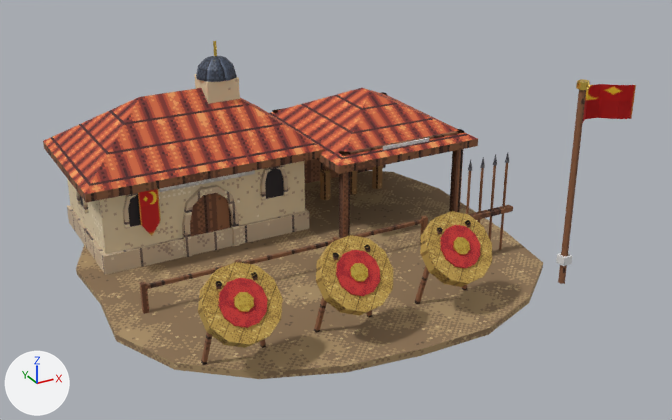
The Blender file art_source/blender/ottomans/archery_range.blend: old version first, new version second.
Both versions are drawn from a 50 mm camera at (-4.64, -9.26, 5.14) aimed at (0.26, -0.35, 0.69). The lights are fixed; the arrows at lower left show +X, +Y and +Z. The picture after the commit comes second.

Objects in the first picture: 'ottomans_archery_range'.
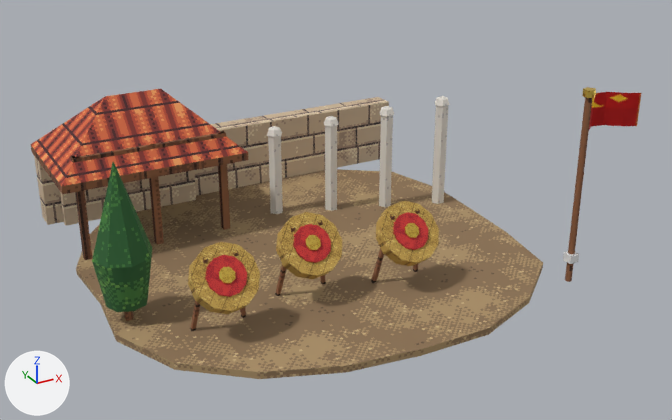
Changed parts and their boxes [x1, y1, x2, y2] in the pictures (672 x 420 px; the box of a moved part takes in the faces that stretch with it):
'ottomans_archery_range', reshaped (14% shorter)
    before: [43, 41, 636, 379]
    after: [31, 87, 641, 379]
part 1 of me_ottomans_archery_range, moved or reshaped
    before: [320, 172, 331, 200]
    after: [268, 136, 283, 214]
part 2 of me_ottomans_archery_range, moved or reshaped
    before: [350, 171, 357, 195]
    after: [325, 126, 337, 211]
part 3 of me_ottomans_archery_range, deleted
    before: [43, 41, 590, 365]
part 4 of me_ottomans_archery_range, added
    after: [92, 162, 439, 331]
part 5 of me_ottomans_archery_range, added (brown)
    after: [31, 89, 450, 260]
part 6 of me_ottomans_archery_range, reshaped
    before: [558, 84, 636, 284]
    after: [563, 87, 641, 282]

Patch to the scene script:
```diff
--- a/art_source/blender/ottomans/archery_range.blend.py
+++ b/art_source/blender/ottomans/archery_range.blend.py
@@ me_ottomans_archery_range @@
-me_ottomans_archery_range.from_pydata(...)  # 1734 vertices, 516 faces; spans x -2.62..2.84, y -2.61..2.62, z 0.0..2.46
+me_ottomans_archery_range.from_pydata(...)  # 1029 vertices, 328 faces; spans x -2.72..2.94, y -2.61..2.62, z 0.0..2.36
+# me_ottomans_archery_range part 1: the loose piece of 12 vertices spanning x 0.92..1.08, y 1.23..1.37, z 0.08..0.48 is scaled about its middle by (1.12, 1.13, 2.75), then moved by (-0.8, -0.1, 0.35), in mat_pe_plasterwhite (picture img_pe_plasterwhite)
+# me_ottomans_archery_range part 2: the loose piece of 12 vertices spanning x 1.34..1.5, y 1.23..1.37, z 0.08..0.48 is scaled about its middle by (1.12, 1.13, 3), then moved by (-0.52, -0.35, 0.4), in mat_pe_plasterwhite (picture img_pe_plasterwhite)
+# me_ottomans_archery_range part 3: 318 loose pieces with 1608 vertices, spanning x -2.5..2.48, y -2.35..2.35, z 0.07..2.46, are deleted
+# me_ottomans_archery_range part 4: 490 vertices added at x -2.72..0.96, y -1.67..-0.28, z 0.07..1.88
+# me_ottomans_archery_range part 5: 378 vertices added at x -2.65..2.6, y 0.35..2.55, z 0.08..1.88
+# me_ottomans_archery_range part 6: 30 vertices removed from x 2.17..2.84, y -2.32..-2.09, z 0.08..2.38; 65 vertices added at x 2.24..2.94, y -2.32..-2.09, z 0.08..2.36
+# other edits to the shape of me_ottomans_archery_range do not show in these pictures
 me_ottomans_archery_range.materials.append(mat_pe_dirt)
 me_ottomans_archery_range.materials.append(mat_pe_stonewarm)
-me_ottomans_archery_range.materials.append(mat_pe_plastercream)  # picture img_pe_plastercream
-me_ottomans_archery_range.materials.append(mat_pe_window)  # picture img_pe_window
 me_ottomans_archery_range.materials.append(mat_pe_wooddark)
@@ me_ottomans_archery_range @@
 me_ottomans_archery_range.materials.append(mat_pe_roofred)
-me_ottomans_archery_range.materials.append(mat_pe_domelead)  # picture img_pe_domelead
 me_ottomans_archery_range.materials.append(mat_pe_gold)
 me_ottomans_archery_range.materials.append(mat_pe_banner_ottomans)
-me_ottomans_archery_range.materials.append(mat_pe_woodlight)  # picture img_pe_woodlight
 me_ottomans_archery_range.materials.append(mat_pe_thatch)
 me_ottomans_archery_range.materials.append(mat_pe_clothred)
-me_ottomans_archery_range.materials.append(mat_pe_iron)  # picture img_pe_iron
+me_ottomans_archery_range.materials.append(mat_pe_plasterwhite)  # picture img_pe_plasterwhite
+me_ottomans_archery_range.materials.append(mat_pe_foliage)  # picture img_pe_foliage
```
